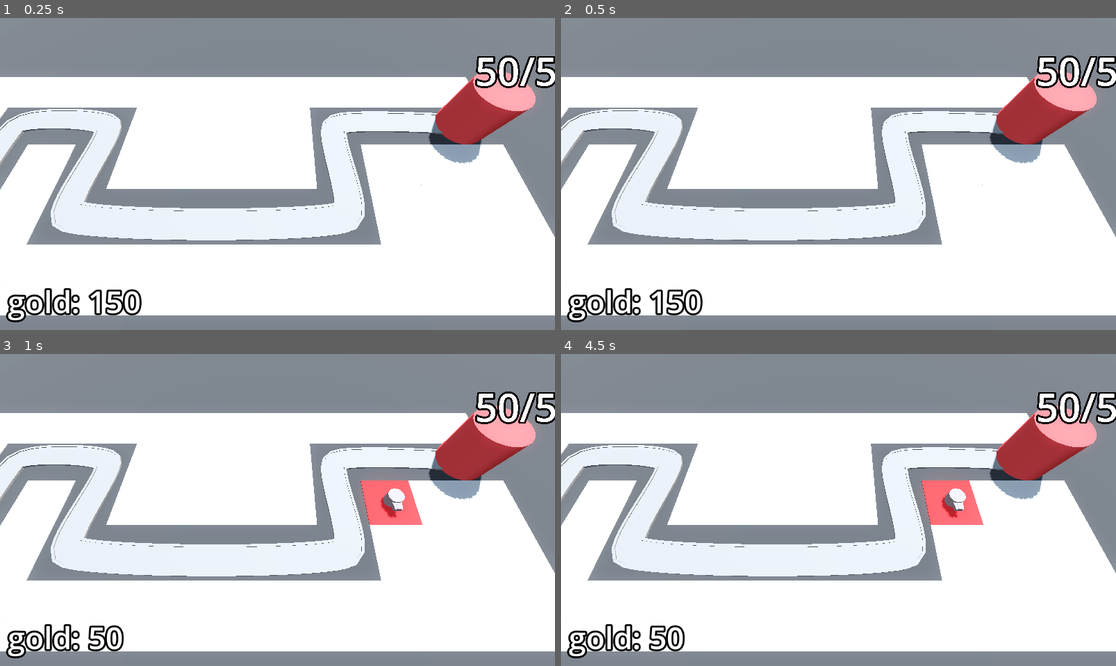
Above: before the commit, frames 1-4 (two rows, left to right).
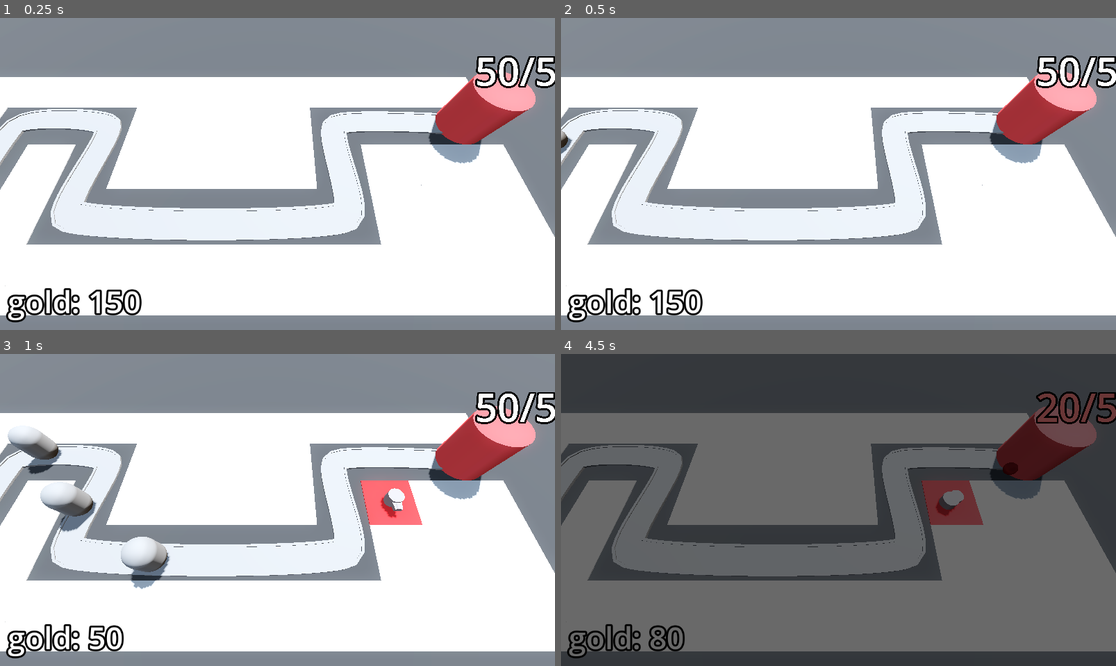
Above: after the commit, the same moments.

Repository: cosmo-the-deer/Barbarian-Blaster
Game: Godot game, scene res://BaseLevel.tscn
Two runs of this game, one before a commit and one after it. Both use one fixed random seed, a clock stepped at 60 frames per second and the inputs below.
Inputs (mouse positions are in pixels of both pictures, inside the frame that each line leads up to):
- Up to frame 1 (0.25 s): no input
- Up to frame 2 (0.5 s): no input
- Up to frame 3 (1 s): move the mouse to (399, 494) at 0.52 s; press the mouse at (399, 494) at 0.53 s
- Up to frame 4 (4.5 s): move the mouse to (727, 525) at 1.27 s; release the mouse at (727, 525) at 1.28 s; click (727, 525) at 1.35 s; move the mouse to (894, 441) at 2.02 s; press the mouse at (894, 441) at 2.03 s; move the mouse to (810, 572) at 2.77 s; release the mouse at (810, 572) at 2.78 s; click (810, 572) at 2.85 s; move the mouse to (1005, 556) at 3.52 s; press the mouse at (1005, 556) at 3.53 s; move the mouse to (672, 463) at 4.27 s; release the mouse at (672, 463) at 4.28 s; click (672, 463) at 4.35 s

Frame 1 is identical in both runs. In frame 2, less than 0.1% of the frame differs, in the area x 0-3%, y 35-44%; in frame 3, 2.3%; in frame 4, 99%, in the area x 0-100%, y 0-100%.

Commit message:
Ending the game

Diff:
--- a/BaseLevel.tscn
+++ b/BaseLevel.tscn
@@ -70,11 +70,12 @@
 transform = Transform3D(1, 0, 0, 0, 1, 0, 0, 0, 1, 21, 0, -2)
 max_health = 50
 
-[node name="EnemyPath" type="Path3D" parent="." node_paths=PackedStringArray("difficulty_manager")]
+[node name="EnemyPath" type="Path3D" parent="." node_paths=PackedStringArray("difficulty_manager", "victory_layer")]
 curve = SubResource("Curve3D_lvb7b")
 script = ExtResource("4_ufkdr")
 enemy_scene = ExtResource("2_5x8ra")
 difficulty_manager = NodePath("../DifficultyManager")
+victory_layer = NodePath("../VictoryLayer")
 
 [node name="Road" type="CSGPolygon3D" parent="EnemyPath"]
 polygon = PackedVector2Array(-1, 0, -1, 0.1, 1, 0.1, 1, 0)
@@ -149,5 +150,16 @@
 
 [node name="DifficultyManager" parent="." instance=ExtResource("9_xkmwr")]
 
+[node name="VictoryLayer" type="CanvasLayer" parent="."]
+visible = false
+
+[node name="ColorRect" type="ColorRect" parent="VictoryLayer"]
+anchors_preset = 15
+anchor_right = 1.0
+anchor_bottom = 1.0
+grow_horizontal = 2
+grow_vertical = 2
+color = Color(0, 0, 0, 0.588235)
+
 [connection signal="timeout" from="Timer" to="EnemyPath" method="spawn_enemy"]
 [connection signal="stop_spawning_enemys" from="DifficultyManager" to="EnemyPath" method="_on_difficulty_manager_stop_spawning_enemys"]
--- a/base/base.gd
+++ b/base/base.gd
@@ -17,6 +17,7 @@
 
 func _ready() -> void:
 	current_health = max_health
+	Engine.time_scale = 10
 
 func take_damage() -> void:
 	current_health -= 1
--- a/enemy_path.gd
+++ b/enemy_path.gd
@@ -2,6 +2,7 @@
 
 @export var enemy_scene: PackedScene
 @export var difficulty_manager: Node
+@export var victory_layer: CanvasLayer
 @onready var timer: Timer = $"../Timer"
 
 func spawn_enemy() -> void:
@@ -9,7 +10,15 @@
 	new_enemy.max_health = difficulty_manager.get_enemy_health()
 	add_child(new_enemy)
 	timer.wait_time = difficulty_manager.get_spawn_time()
+	new_enemy.tree_exited.connect(_enemy_defeated)
 
 
 func _on_difficulty_manager_stop_spawning_enemys() -> void:
 	timer.stop()
+
+func _enemy_defeated() -> void:
+	if timer.is_stopped():
+		for child in get_children():
+			if child is PathFollow3D:
+				return
+		victory_layer.visible = true
